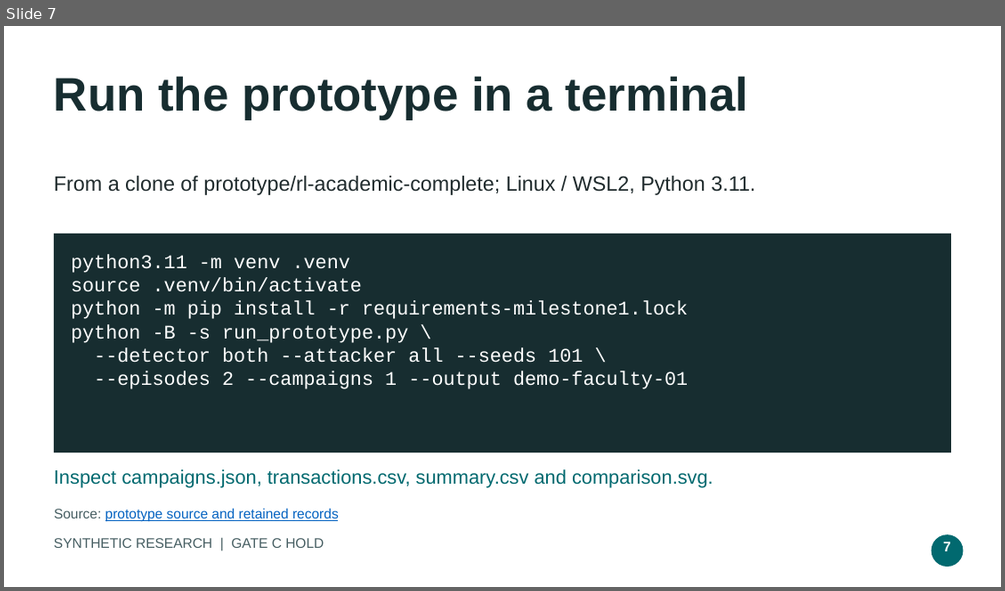
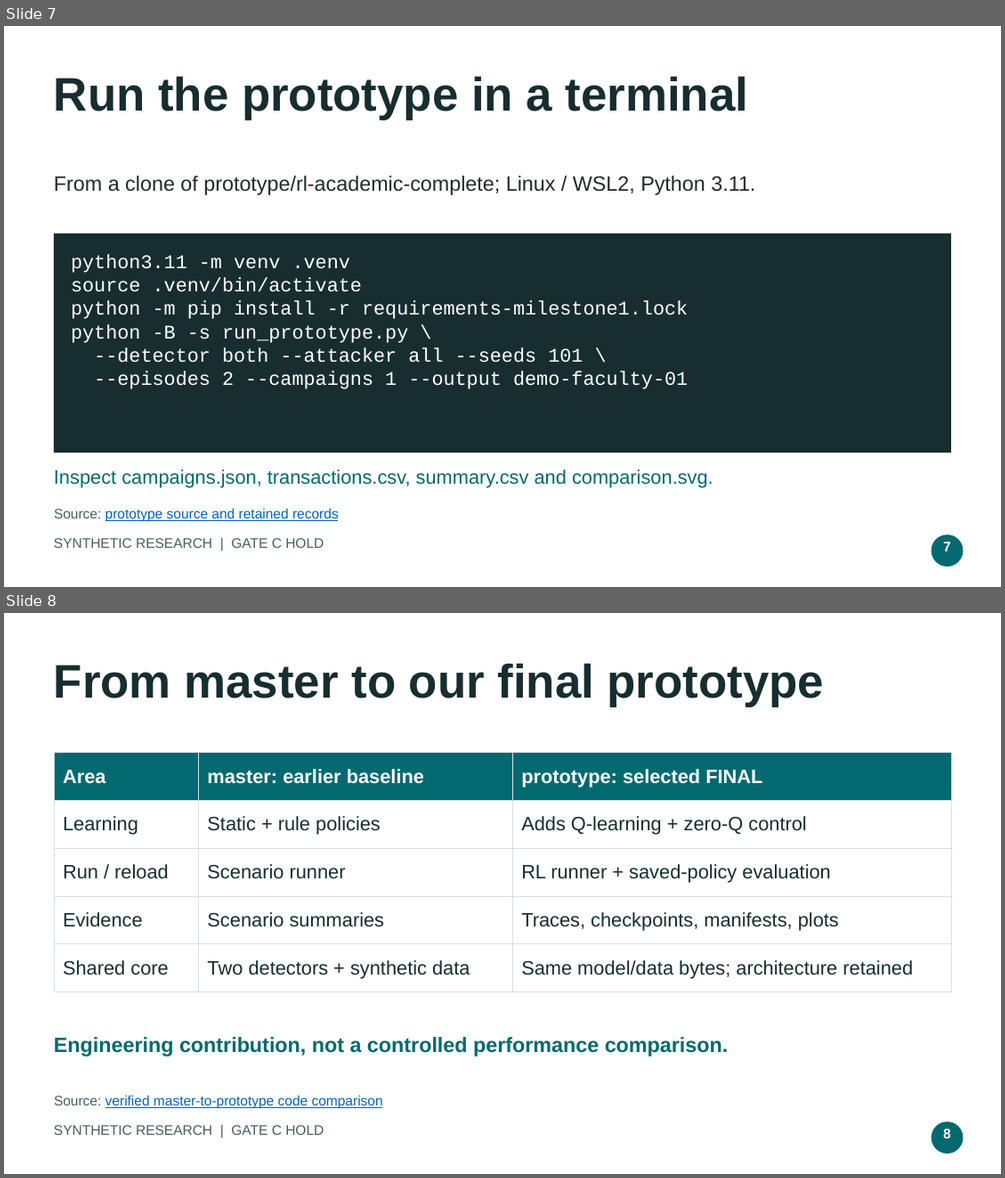
Before and after one commit to YuvakarthikKoduri/Campaign-Level-Adversarial-Stress-Testing-of-UPI-Fraud-Detection-Systems, a slide deck: research/review_materials/UPI_PROTOTYPE_FACULTY_8_SLIDES.pptx. Shown one above the other, each under a label of ours: slide 7 before the commit, slides 7 and 8 after it. The pictures are 1005x591 and 1005x1178 pixels, drawn with LibreOffice and Linux fonts; fonts in the diff are those of the drawing. Boxes give left, top, right and bottom in pixels: in the first picture for what was removed or moved away, otherwise in the second. Text is boxed around its words. In the diff, an @@ line names an element or a change of style, - is before the commit and + after.

Commit message:
docs: add faculty team and terminal results to final prototype slides

```diff
--- a/research/review_materials/UPI_PROTOTYPE_FACULTY_8_SLIDES.pptx
+++ b/research/review_materials/UPI_PROTOTYPE_FACULTY_8_SLIDES.pptx
@@ slide 8 added at (4,613,1001,1174), background #FFFFFF @@
@@ text added at (54,663,824,707), 34 pt, text #172D30, bold @@
+From master to our final prototype
@@ table added at (54,753,951,982), 5 rows, 3 columns @@
+Area | master: earlier baseline | prototype: selected FINAL
+Learning | Static + rule policies | Adds Q-learning + zero-Q control
+Run / reload | Scenario runner | RL runner + saved-policy evaluation
+Evidence | Scenario summaries | Traces, checkpoints, manifests, plots
+Shared core | Two detectors + synthetic data | Same model/data bytes; architecture retained
@@ text added at (54,1037,728,1056), 15 pt, text #01696F, bold @@
+Engineering contribution, not a controlled performance comparison.
@@ text added at (54,1094,383,1109), 10 pt, text #0563C1, underline @@
+Source: verified master-to-prototype code comparison
@@ text added at (54,1125,324,1135), 10 pt, text #465E62 @@
+SYNTHETIC RESEARCH | GATE C HOLD
@@ ellipse added at (931,1121,963,1153), fill #01696F @@
@@ text added at (943,1128,951,1138), 10 pt, text #FFFFFF, bold @@
+8
```
Also in this commit, not shown: 4 slides changed, 1 other slide added, 2 slides removed, 12 other files.
